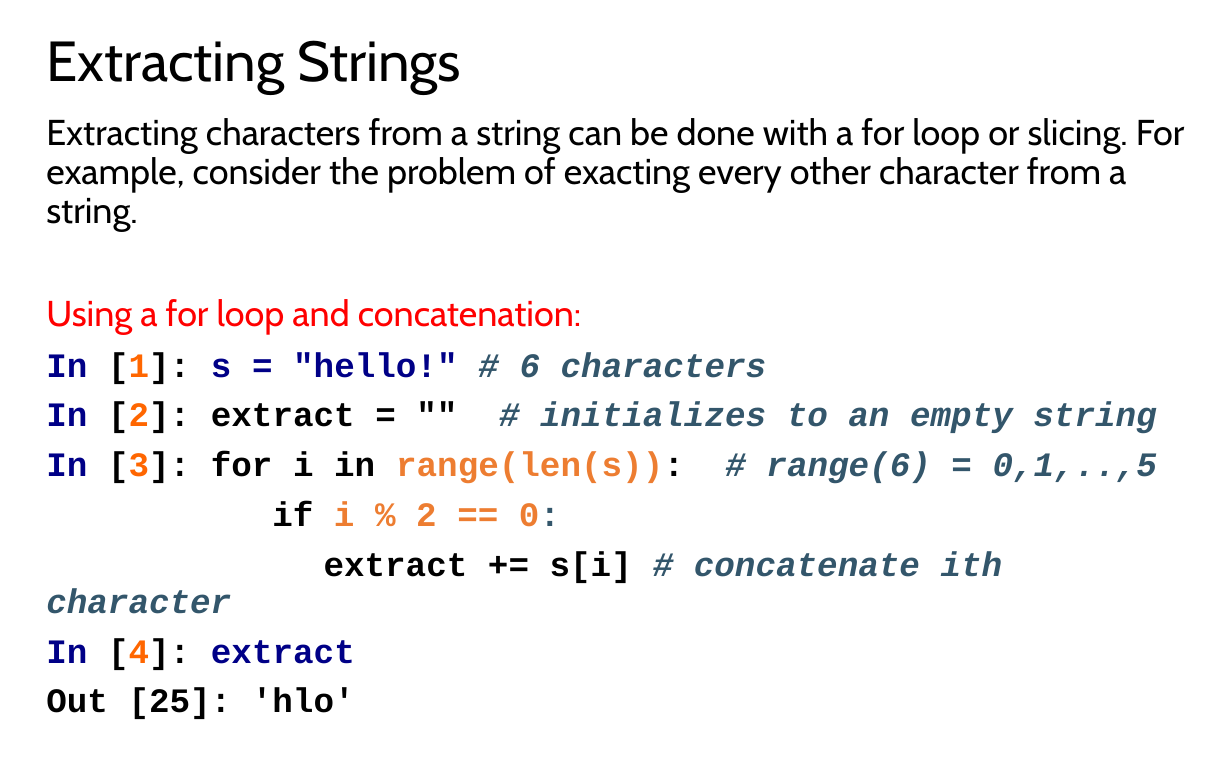
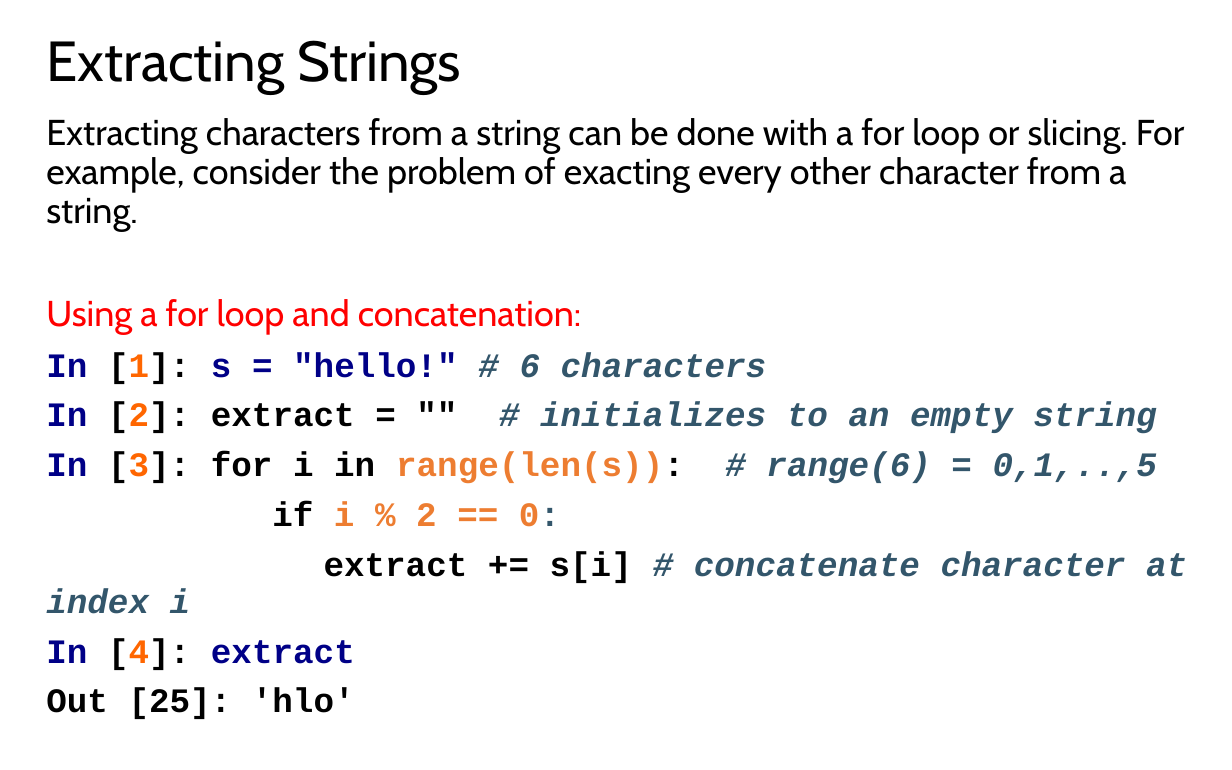
Before and after one commit to LongBaoNguyen/longbaonguyen.github.io, a slide deck: slide 27 of courses/apcsp/lect7.pptx. Drawn at 1232x770 pixels with LibreOffice and Linux fonts; fonts in the diff are those of the drawing. Boxes give left, top, right and bottom in pixels: in the first picture for what was removed or moved away, otherwise in the second. Text is boxed around its words. In the diff, an @@ line names an element or a change of style, - is before the commit and + after.

```diff
--- a/courses/apcsp/lect7.pptx
+++ b/courses/apcsp/lect7.pptx
@@ text at <box>46,551,1187,614</box>: text changed @@
-extract += s[i] # concatenate ith character
+extract += s[i] # concatenate character at index i
```
Also in this commit, not shown: 1 other slide changed, 5 other files.
